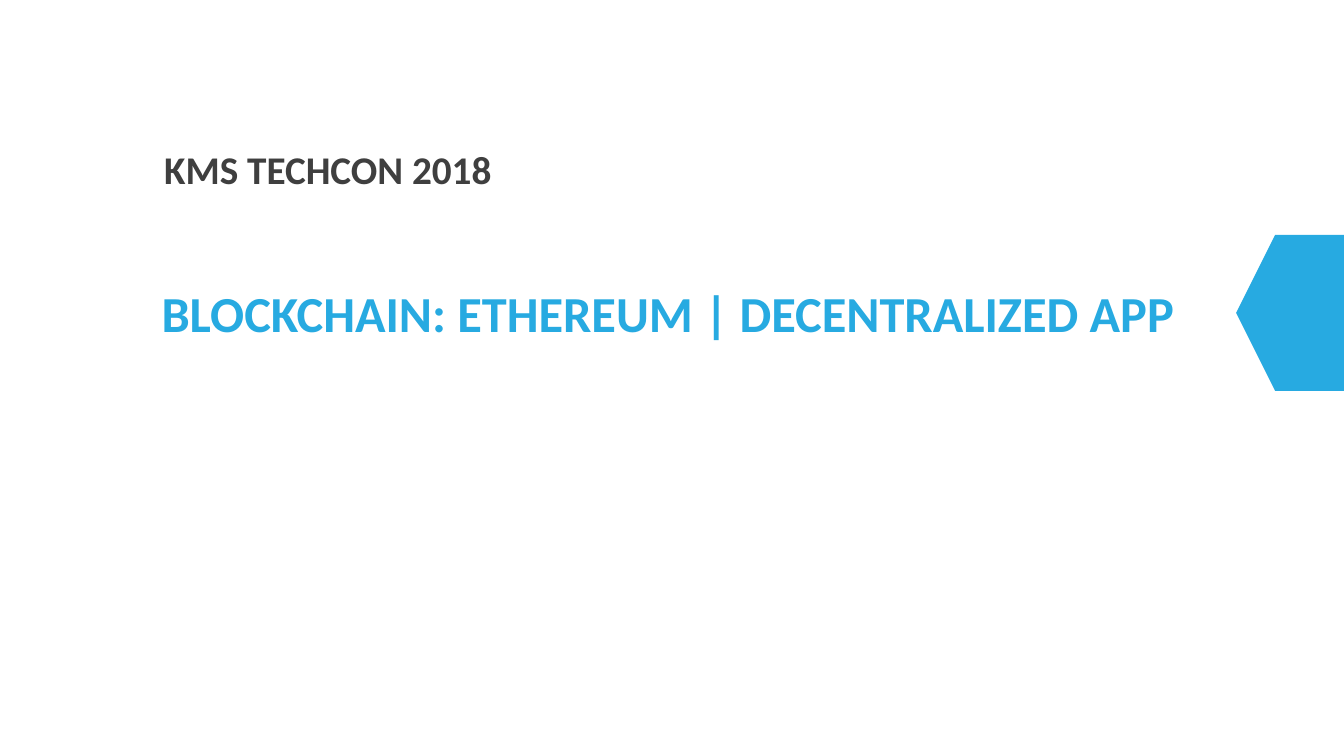
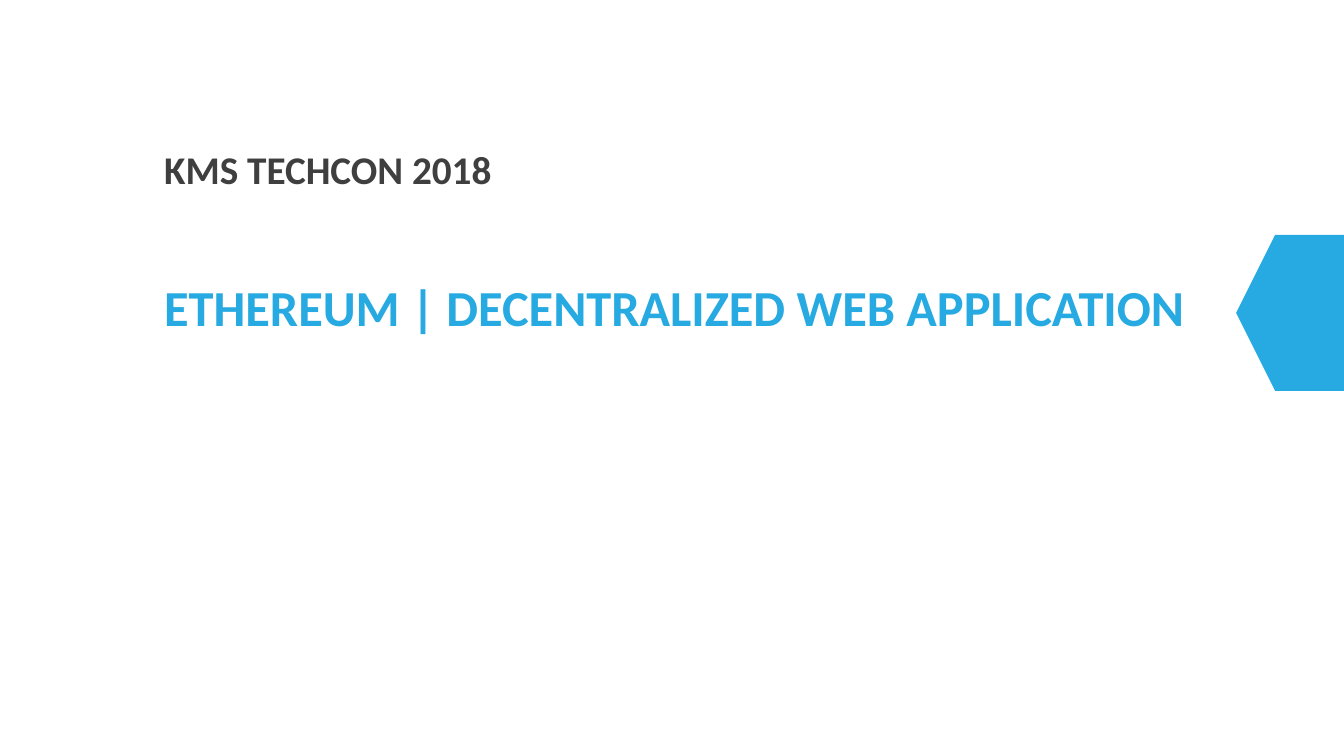
Before and after one commit to HPTNhan/dapp-demo, a slide deck: slide 2 of KMS-TC18-Ethereum.pptx. Drawn at 1344x756 pixels with LibreOffice and Linux fonts; fonts in the diff are those of the drawing; background and template pictures are left out. Boxes give left, top, right and bottom in pixels: in the first picture for what was removed or moved away, otherwise in the second. Text is boxed around its words. In the diff, an @@ line names an element or a change of style, - is before the commit and + after.

Commit message:
Slide deck update

```diff
--- a/KMS-TC18-Ethereum.pptx
+++ b/KMS-TC18-Ethereum.pptx
@@ title at (x1=164, y1=293, x2=1184, y2=327): text changed @@
-BLOCKCHAIN: ETHEREUM | DECENTRALIZED APP
+ETHEREUM | DECENTRALIZED WEB APPLICATION
```
Also in this commit, not shown: 3 other slides changed, 1 slide added, 1 slide removed.
